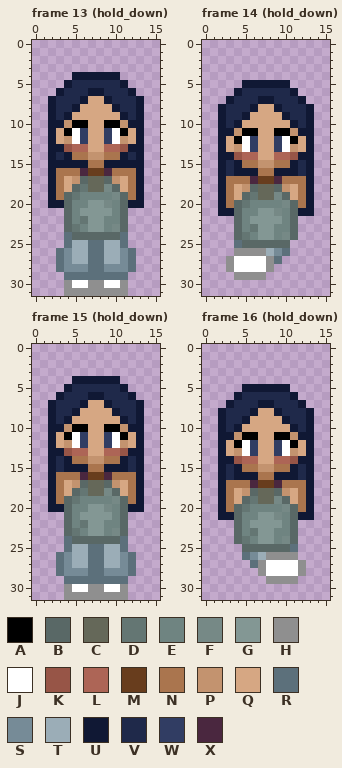
Two states of a pixel-art file, art/player_demo.aseprite. Above is the file before it was changed.
16x32 pixels, 24 frames. Shown: frame 13 (hold_down), frame 14 (hold_down), frame 15 (hold_down), frame 16 (hold_down). The commit also changed other frames, which this record leaves out.
Palette (. is transparent): A #000000  B #596866  C #656859  D #647673  E #6f8481  F #768986  G #839794  H #8f8f8f  J #ffffff  K #975547  L #ad6556  M #683d1d  N #aa754e  P #c3936f  Q #d6a783  R #5c707b  S #768b97  T #9badb7  U #101834  V #1f294a  W #313d63  X #4a273f
Once edited:
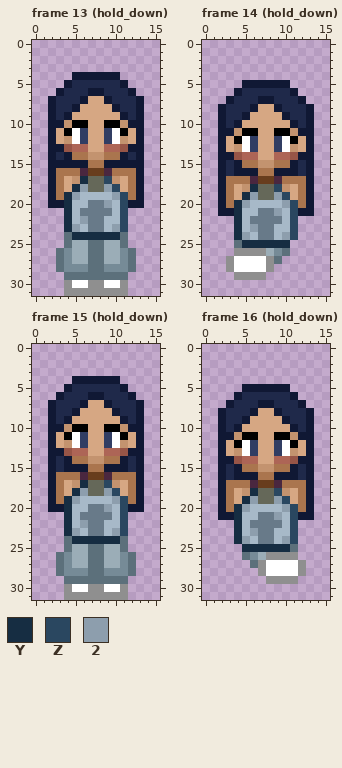
Colours new in this view: Y #162d42  Z #2a4760  2 #8d9ead
What changed:
@@ palette @@
-E #6f8481
+E #a7b9c8
-G #839794
+G #687a89
--- frame 13 (hold_down), layer "holy_water"
@@ x 0..15 @@
 16 ..UNNNXMMXNNNU..
-17 ..UNQPBCCBPQNU..
-18 ..UNQBDCCFBQNU..
-19 ..UNBDEEEEFBNU..
-20 ..UUBEEGGFEBUU..
-21 ....BEGGGGEB....
-22 ....BEDGGEEB....
-23 ....BDEGGEFB....
-24 ....RBBBBBBR....
+17 ..UNQPYCCZPQNU..
+18 ..UNQY2CC2ZQNU..
+19 ..UNY2EEEE2ZNU..
+20 ..UUYEEGG2EZUU..
+21 ....YEGGGGEZ....
+22 ....YE2GGEEZ....
+23 ....Y2EGGE2Z....
+24 ....RYYYYYYR....
 25 ....RTTRRTTR....
--- frame 14 (hold_down), layer "holy_water"
@@ x 0..15 @@
 17 ..UNNNXMMXNNNU..
-18 ..UNQPBCCBPQNU..
-19 ..UNQBDCCFBQNU..
-20 ..UNBDEEEEFBNU..
-21 ..UUBEEGGFEBUU..
-22 ....BEGGGGEB....
-23 ....BEDGGEEB....
-24 ....BDEGGEFB....
-25 ....RBBBBBB.....
+18 ..UNQPYCCZPQNU..
+19 ..UNQY2CC2ZQNU..
+20 ..UNY2EEEE2ZNU..
+21 ..UUYEEGG2EZUU..
+22 ....YEGGGGEZ....
+23 ....YE2GGEEZ....
+24 ....Y2EGGE2Z....
+25 ....RYYYYYY.....
 26 ....HHHHTSR.....
--- frame 15 (hold_down), layer "holy_water": the same change as frame 13 (hold_down)
--- frame 16 (hold_down), layer "holy_water"
@@ x 0..15 @@
 17 ..UNNNXMMXNNNU..
-18 ..UNQPBCCBPQNU..
-19 ..UNQBDCCFBQNU..
-20 ..UNBDEEEEFBNU..
-21 ..UUBEEGGFEBUU..
-22 ....BEGGGGEB....
-23 ....BEDGGEEB....
-24 ....BDEGGEFB....
-25 .....BBBBBBR....
+18 ..UNQPYCCZPQNU..
+19 ..UNQY2CC2ZQNU..
+20 ..UNY2EEEE2ZNU..
+21 ..UUYEEGG2EZUU..
+22 ....YEGGGGEZ....
+23 ....YE2GGEEZ....
+24 ....Y2EGGE2Z....
+25 .....YYYYYYR....
 26 .....RSTHHHH....
Pixel boxes of the changes (left, top, right, bottom) in both pictures:
changed: (64, 176, 128, 240)
changed: (234, 184, 298, 248)
changed: (64, 480, 128, 544)
changed: (234, 488, 298, 552)
